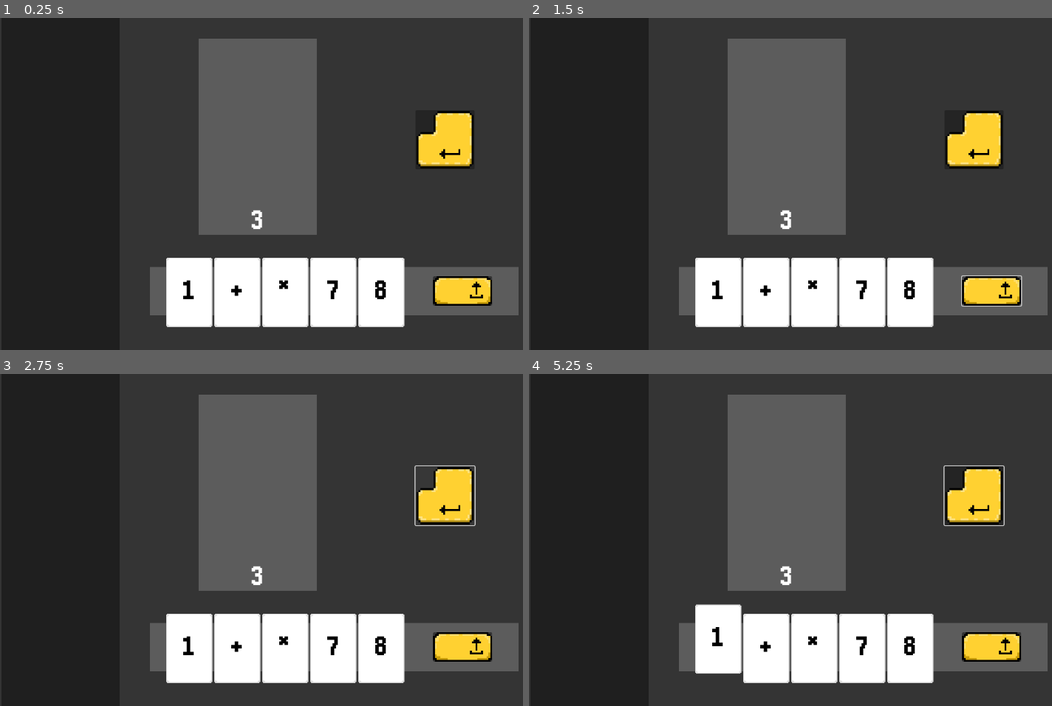
Above: before the commit, frames 1-4 (two rows, left to right).
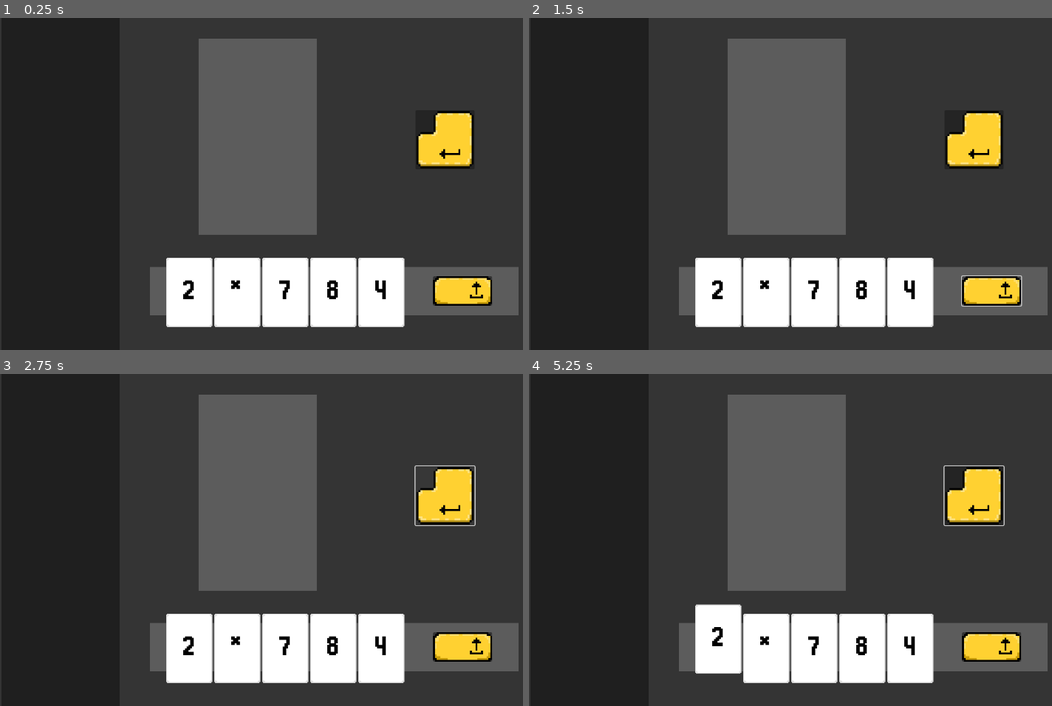
Above: after the commit, the same moments.

Repository: hd2802/stack-demon
Game: Godot game, scene res://_Scenes/level.tscn
Two runs of this game, one before a commit and one after it. Both use one fixed random seed, a clock stepped at 60 frames per second and the inputs below.
Inputs (mouse positions are in pixels of both pictures, inside the frame that each line leads up to):
- Up to frame 1 (0.25 s): no input
- Up to frame 2 (1.5 s): click (989, 290) at 0.5 s; click (989, 290) at 1.25 s
- Up to frame 3 (2.75 s): click (444, 496) at 2 s
- Up to frame 4 (5.25 s): click (973, 496) at 2.75 s; click (989, 646) at 3.5 s; click (973, 496) at 4.25 s; tap Enter at 5 s; move the mouse to (717, 649) at 5.02 s; click (717, 649) at 5.17 s

The runs differ from the first frame. In frame 1, 0.4% of the frame differs, in the area x 35-74%, y 57-85%; in frame 2, 0.4%; in frame 3, 0.4%; in frame 4, 0.4%.

Commit message:
feat: add hand read from level data

Diff:
--- /dev/null
+++ b/Levels/level_one.tres
@@ -0,0 +1,9 @@
+[gd_resource type="Resource" script_class="LevelDataResource" load_steps=2 format=3 uid="uid://lffc0h8kg046"]
+
+[ext_resource type="Script" path="res://CustomResources/level_data.gd" id="1_kxahu"]
+
+[resource]
+script = ExtResource("1_kxahu")
+hand = Array[String](["two"])
+start_stack = Array[String]([])
+target_state = Array[String](["2"])
--- a/Resources/CardData/two.tres
+++ b/Resources/CardData/two.tres
@@ -4,6 +4,5 @@
 
 [resource]
 script = ExtResource("1_37orj")
-value = 3
 operation = "int"
-text = "3"
+text = "2"
--- a/_Scripts/Hand/hand.gd
+++ b/_Scripts/Hand/hand.gd
@@ -16,28 +16,26 @@
 signal card_played(card: Card)
 
 func _ready():
-	# Placeholder code for loading a card
-	var card : Card = load("res://_Scenes/card.tscn").instantiate()
-	card.createCard("one")
-	card.clicked.connect(_on_card_clicked)
-	self.add_child(card)
+	pass
 
-	var card_2 : Card = load("res://_Scenes/card.tscn").instantiate()
-	card_2.createCard("add")
-	card_2.clicked.connect(_on_card_clicked)
-	self.add_child(card_2)
+func initialise_hand(start_cards : Array[String]):
+	for card in start_cards:
+		add_card(card)
 
-	# Placeholder code
-	fill_hand(2)
+	fill_hand(len(start_cards))
+
+func add_card(card_id : String):
+	var new_card : Card = load("res://_Scenes/card.tscn").instantiate()
+	new_card.createCard(card_id)
+	new_card.clicked.connect(_on_card_clicked)
+	self.add_child(new_card)
 
 func fill_hand(num_cards : int) -> void:
 	var rng = RandomNumberGenerator.new()
 
 	while num_cards < HAND_SIZE:
-		var new_card : Card = load("res://_Scenes/card.tscn").instantiate()
-		new_card.createCard(POSSIBLE_CARDS[rng.randi_range(0, len(POSSIBLE_CARDS) - 1)])
-		new_card.clicked.connect(_on_card_clicked)
-		self.add_child(new_card)
+		var card_id = POSSIBLE_CARDS[rng.randi_range(0, len(POSSIBLE_CARDS) - 1)]
+		add_card(card_id)
 		num_cards+=1
 
 func _on_card_clicked(card: Card):
--- a/_Scripts/Level/level.gd
+++ b/_Scripts/Level/level.gd
@@ -5,13 +5,19 @@
 
 var stack_node : Stack
 
+var hand_node : Hand
+
 func _ready() -> void:
 	# Placeholder for testing and debugging
-	level_data = load("res://Levels/test_level.tres")
+	level_data = load("res://Levels/level_one.tres")
 
 	# Stack initialisation
 	stack_node = self.get_node("Stack")
 	stack_node.initialise_stack(level_data.start_stack)
 
+	# Hand initialisation
+	hand_node = self.get_node("Hand")
+	hand_node.initialise_hand(level_data.hand)
+
 func _process(delta: float) -> void:
 	pass
